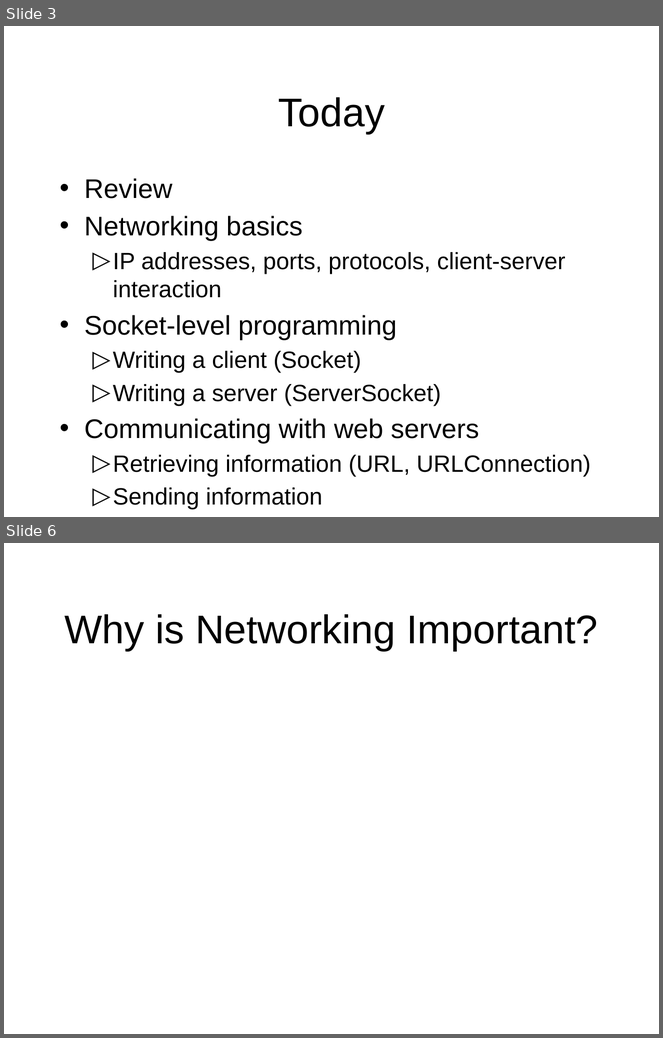
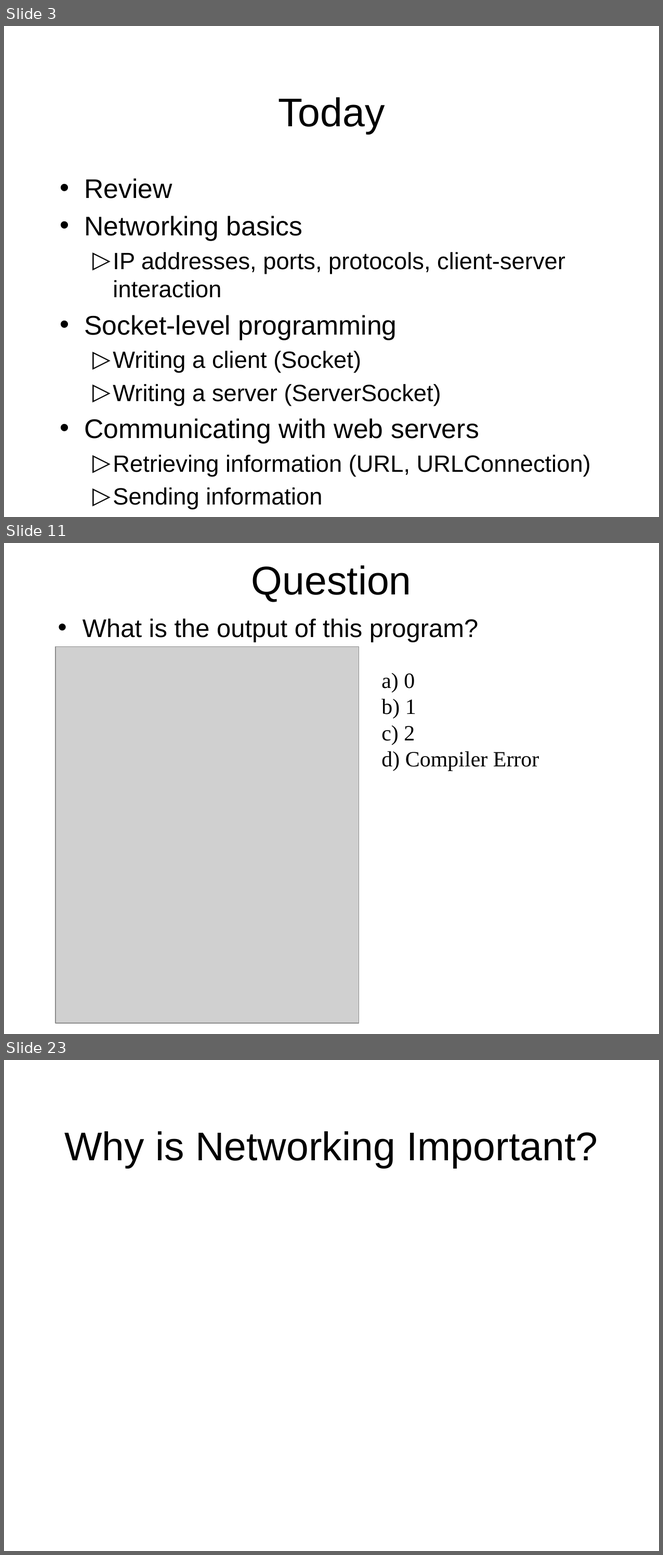
Before and after one commit to octaviordz/zjnu2017.github.io, a slide deck: OOP/lectures/120--Network.Programming.pptx. Shown one above the other, each under a label of ours: slides 3 and 6 before the commit, slides 3, 11 and 23 after it; the slides between them are not shown. The pictures are 663x1038 and 663x1555 pixels, drawn with LibreOffice and Linux fonts; fonts in the diff are those of the drawing; grey boxes stand for pictures. Boxes give left, top, right and bottom in pixels: in the first picture for what was removed or moved away, otherwise in the second. Text is boxed around its words. In the diff, an @@ line names an element or a change of style, - is before the commit and + after.

Commit message:
Update slides with review questions for lecture.

```diff
--- a/OOP/lectures/120--Network.Programming.pptx
+++ b/OOP/lectures/120--Network.Programming.pptx
@@ slide 11 added at <box>4,543,659,1034</box>, background #FFFFFF @@
@@ title added at <box>252,565,412,602</box>, 44 pt, text #000000 @@
+Question
@@ text added at <box>83,618,479,642</box>, 28 pt, text #000000 @@
+• What is the output of this program?
@@ picture added at <box>56,646,359,1023</box> @@
@@ text added at <box>382,673,540,771</box>, 24 pt, text #000000 @@
+a) 0
+b) 1
+c) 2
+d) Compiler Error
@@ what was slide 6 is now slide 23 @@
```
Also in this commit, not shown: 2 slides changed, 16 other slides added, 2 other files.
